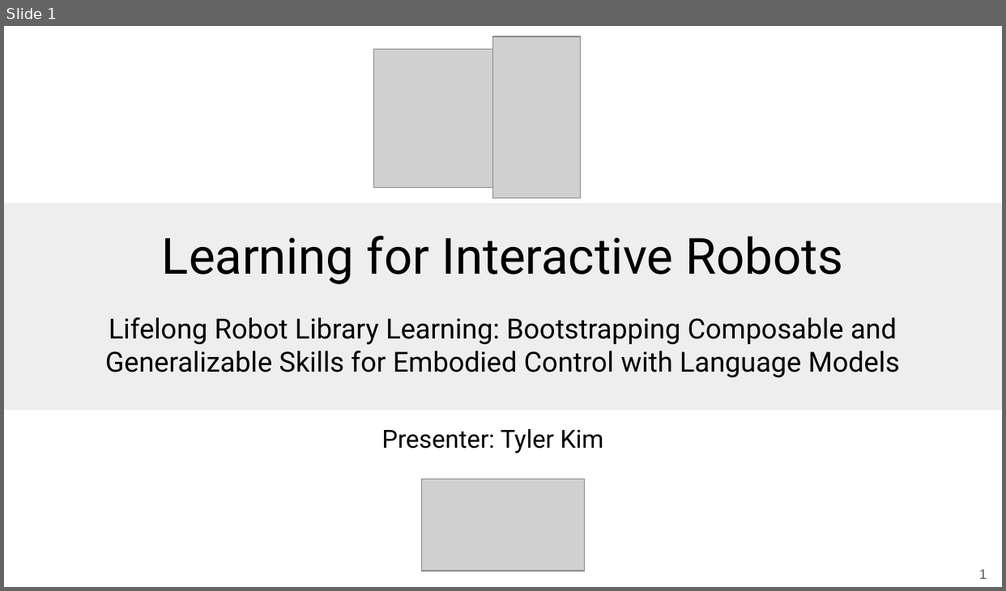
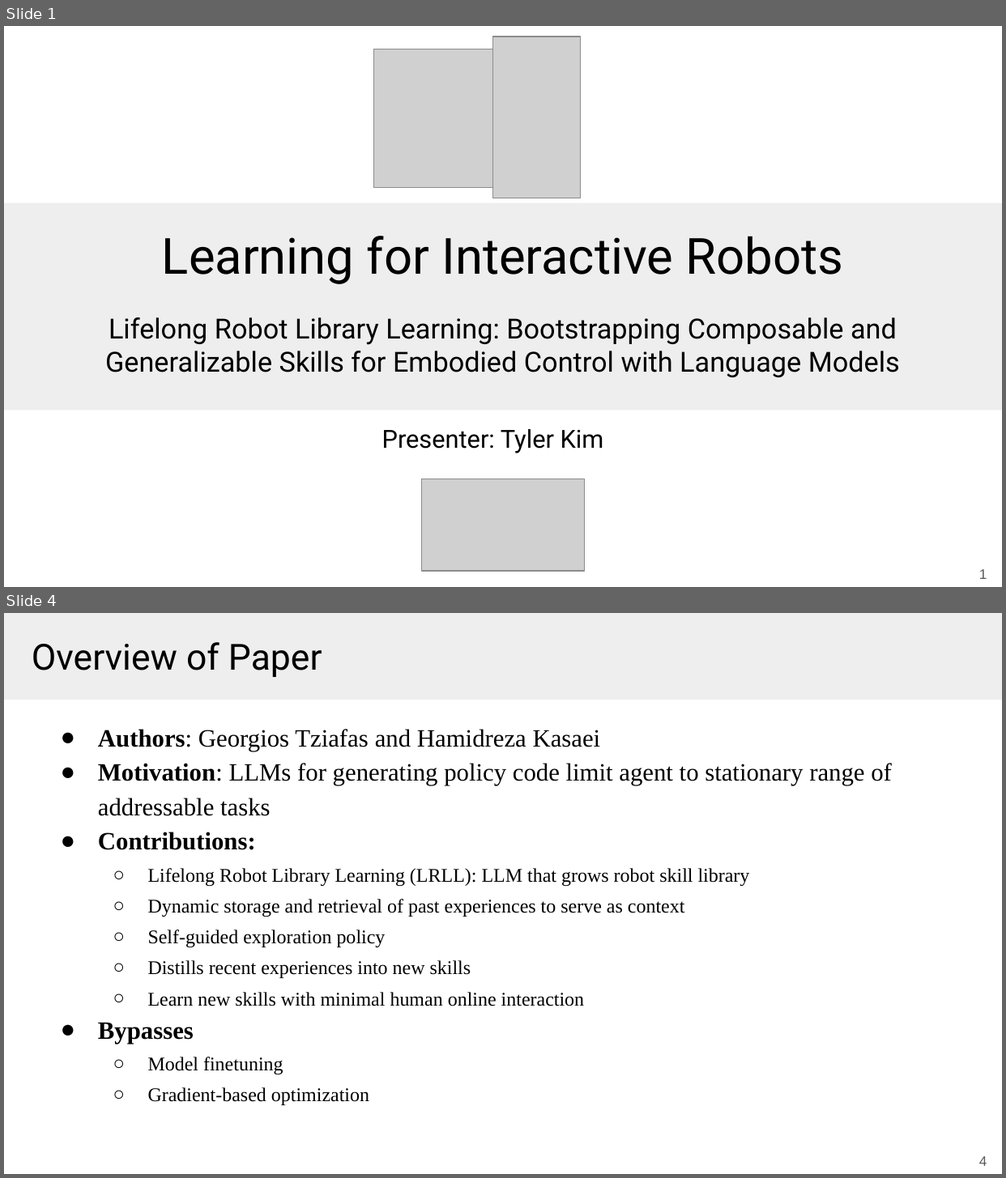
Before and after one commit to Tazering/UVA-CS, a slide deck: CS-6501_Kuo/paper presentation/lifelong_robot_presentation.pptx. Shown one above the other, each under a label of ours: slide 1 before the commit, slides 1 and 4 after it; the slides between them are not shown. The pictures are 1006x591 and 1006x1178 pixels, drawn with LibreOffice and Linux fonts; fonts in the diff are those of the drawing; grey boxes stand for pictures. Boxes give left, top, right and bottom in pixels: in the first picture for what was removed or moved away, otherwise in the second. Text is boxed around its words. In the diff, an @@ line names an element or a change of style, - is before the commit and + after.

```diff
--- a/CS-6501_Kuo/paper presentation/lifelong_robot_presentation.pptx
+++ b/CS-6501_Kuo/paper presentation/lifelong_robot_presentation.pptx
@@ slide 4 added at <box>4,613,1002,1174</box>, background #FFFFFF @@
@@ rectangle added at <box>4,613,1002,700</box>, fill #EEEEEE @@
@@ title added at <box>32,642,322,677</box>, 26 pt, text #000000 @@
+Overview of Paper
@@ text added at <box>98,729,892,1075</box>, 14 pt, text #000000 @@
+● Authors: Georgios Tziafas and Hamidreza Kasaei
+● Motivation: LLMs for generating policy code limit agent to stationary range of addressable tasks
+● Contributions:
+  ○ Lifelong Robot Library Learning (LRLL): LLM that grows robot skill library
+  ○ Dynamic storage and retrieval of past experiences to serve as context
+  ○ Self-guided exploration policy
+  ○ Distills recent experiences into new skills
+  ○ Learn new skills with minimal human online interaction
+● Bypasses
+  ○ Model finetuning
+  ○ Gradient-based optimization
@@ page number added at <box>937,1151,997,1171</box>, 10 pt, text #595959 @@
+4
@@ page number added at <box>979,1157,987,1166</box>, 10 pt, text #FFFFFF @@
+4
```
Also in this commit, not shown: 22 other slides added, 1 slide removed, 2 other files.
